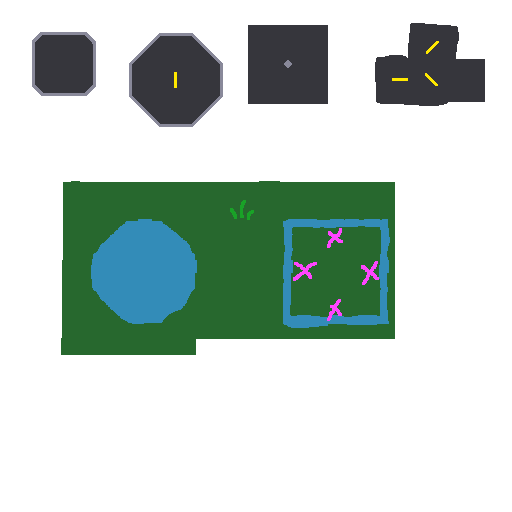
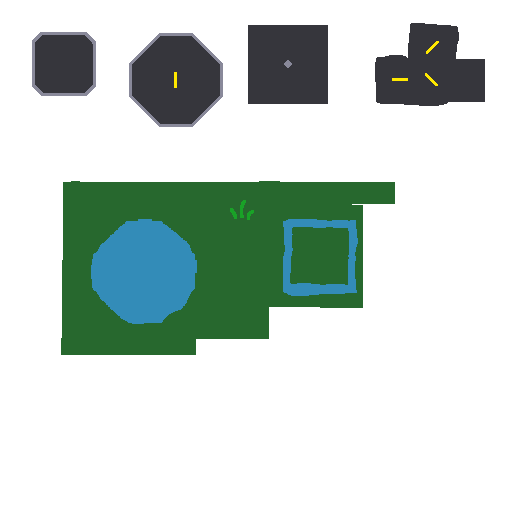
Before/after of a 512 × 512 layered artwork. What changed in the layer stack:
painted on "Deprecated" over bbox(293, 228, 379, 321)
painted on "Background" over bbox(269, 204, 395, 339)
